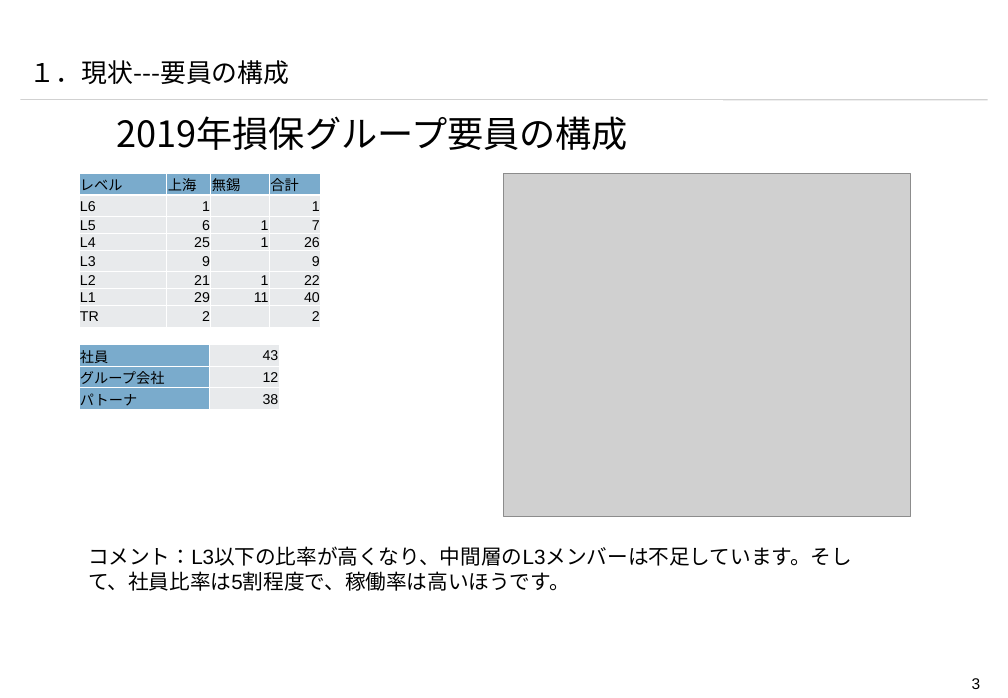
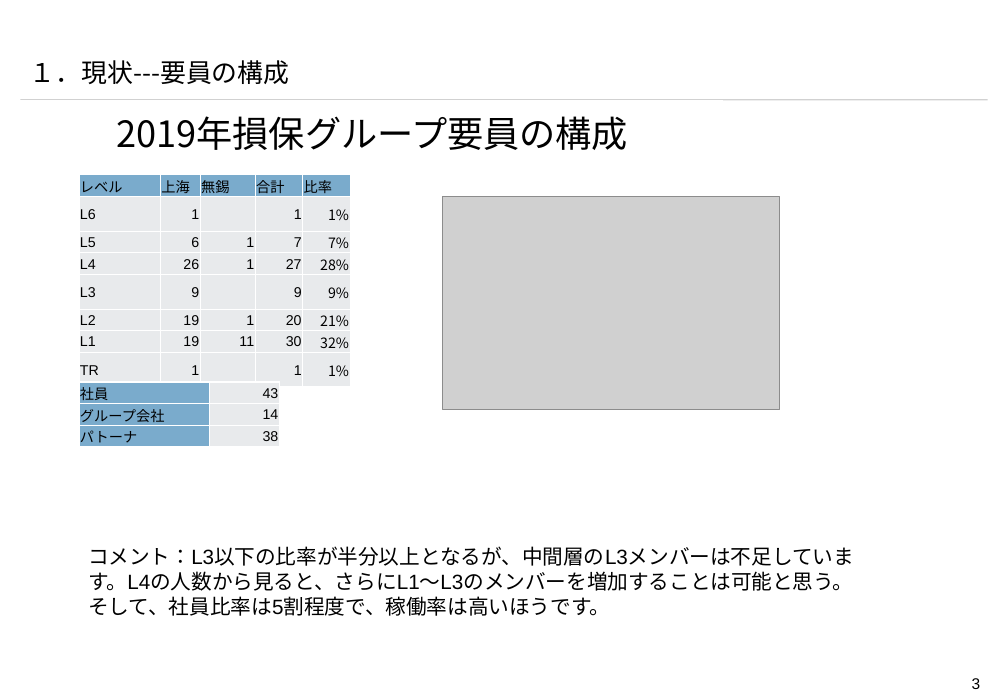
Before and after one commit to yjm821/blog, a slide deck: slide 4 of 【海隆信技開発一部】損保グループ課題の考え.pptx. Drawn at 1008x698 pixels with LibreOffice and Linux fonts; fonts in the diff are those of the drawing; grey boxes stand for pictures; background and template pictures are left out. Boxes give left, top, right and bottom in pixels: in the first picture for what was removed or moved away, otherwise in the second. Text is boxed around its words. In the diff, an @@ line names an element or a change of style, - is before the commit and + after.

Commit message:
up

```diff
--- a/【海隆信技開発一部】損保グループ課題の考え.pptx
+++ b/【海隆信技開発一部】損保グループ課題の考え.pptx
@@ table at [79,175,350,380] @@
-column 2: 上海 | 1 | 6 | 25 | 9 | 21 | 29 | 2
+column 2: 上海 | 1 | 6 | 26 | 9 | 19 | 19 | 1
-column 4: 合計 | 1 | 7 | 26 | 9 | 22 | 40 | 2
+column 4: 合計 | 1 | 7 | 27 | 9 | 20 | 30 | 1
+column 5: 比率 | 1% | 7% | 28% | 9% | 21% | 32% | 1%
@@ table: place and size @@
-table at [79,173,320,325]
+table at [79,175,350,380]
@@ picture removed at [504,173,910,517] @@
@@ picture added at [443,196,780,409] @@
@@ table at [79,382,279,451] @@
-row 2, column 2: 12
+row 2, column 2: 14
@@ table: place and size @@
-table at [79,344,279,414]
+table at [79,382,279,451]
@@ text at [88,546,854,616]: text changed @@
-コメント：L3以下の比率が高くなり、中間層のL3メンバーは不足しています。そして、社員比率は5割程度で、稼働率は高いほうです。
+コメント：L3以下の比率が半分以上となるが、中間層のL3メンバーは不足しています。L4の人数から見ると、さらにL1～L3のメンバーを増加することは可能と思う。
+そして、社員比率は5割程度で、稼働率は高いほうです。
```
Also in this commit, not shown: 2 other slides changed, 2 slides added.
